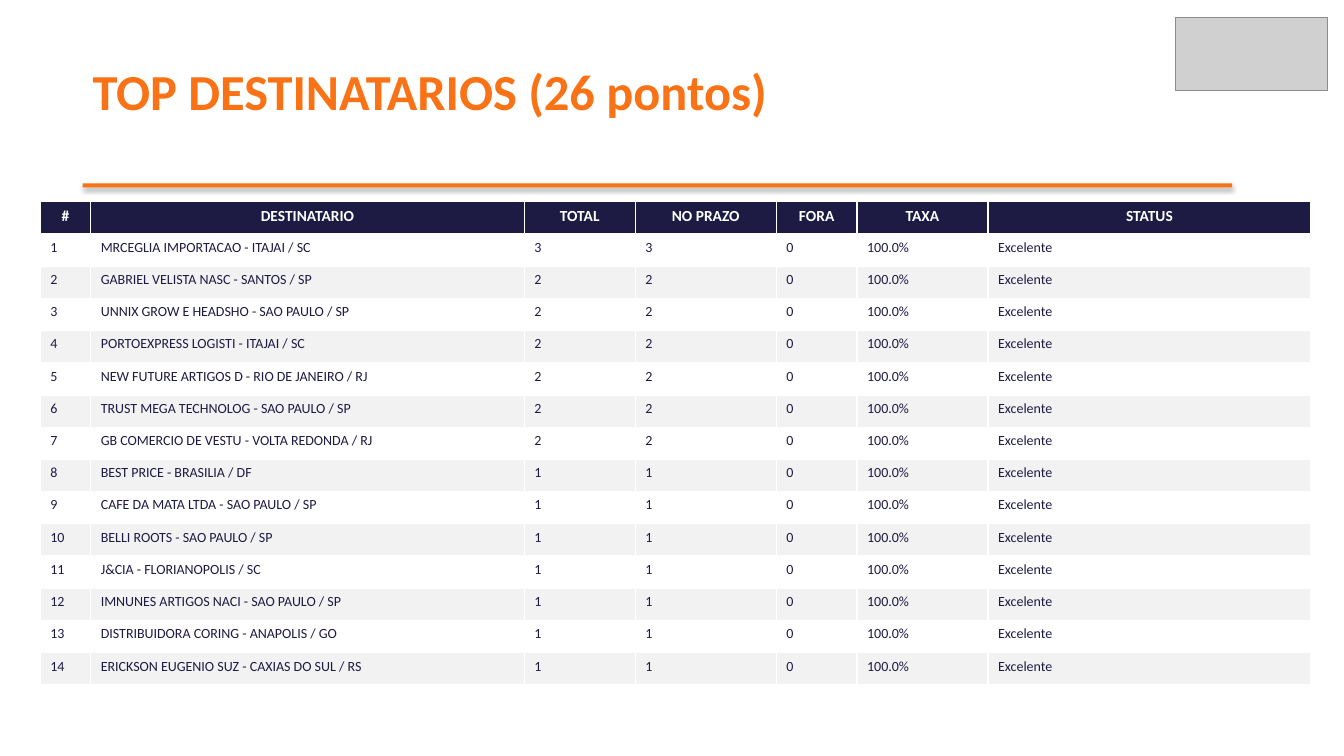
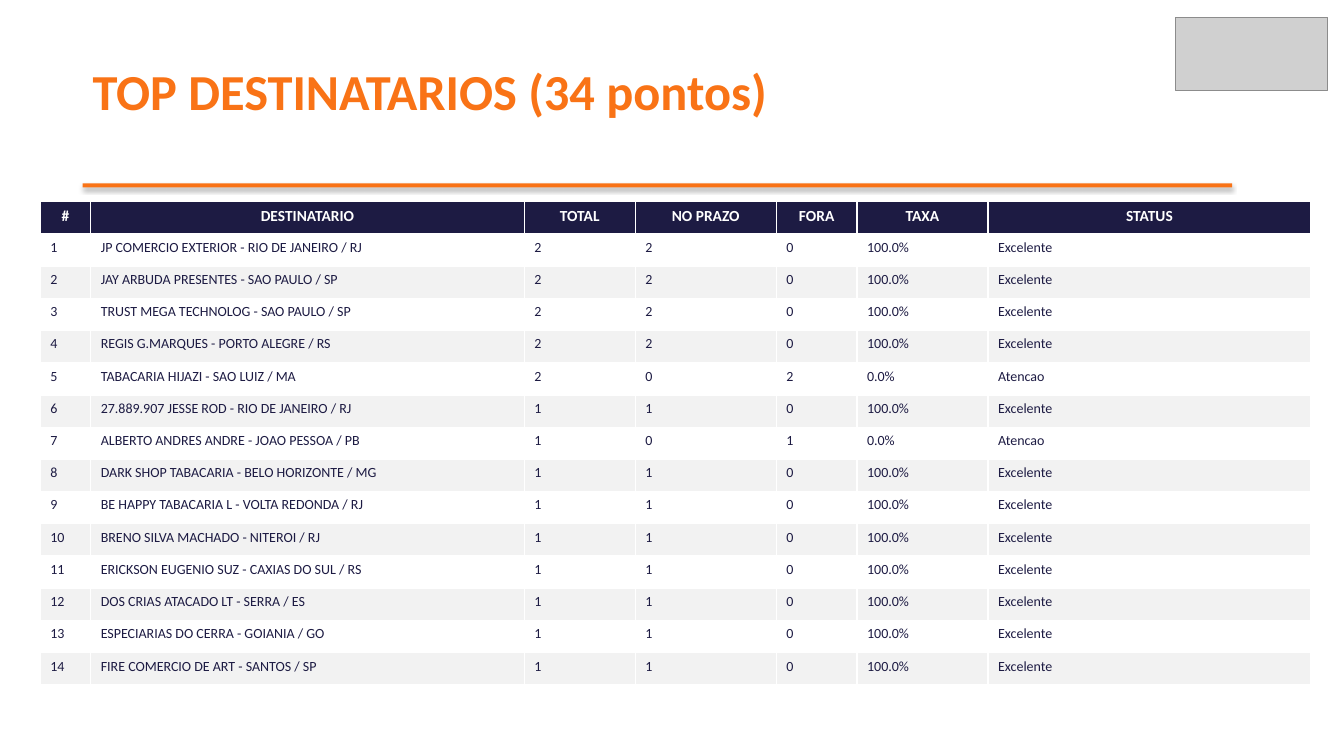
Before and after one commit to brendaelicia-sketch/PortoEX, a slide deck: slide 6 of MRCEGLIA_IMPORTACAO_E_SERVICOS.pptx (slide 5 before the commit). Drawn at 1344x756 pixels with LibreOffice and Linux fonts; fonts in the diff are those of the drawing; grey boxes stand for pictures. Boxes give left, top, right and bottom in pixels: in the first picture for what was removed or moved away, otherwise in the second. Text is boxed around its words. In the diff, an @@ line names an element or a change of style, - is before the commit and + after.

```diff
--- a/MRCEGLIA_IMPORTACAO_E_SERVICOS.pptx
+++ b/MRCEGLIA_IMPORTACAO_E_SERVICOS.pptx
@@ text at (93,73,766,118): text changed @@
-TOP DESTINATARIOS (26 pontos)
+TOP DESTINATARIOS (34 pontos)
@@ table at (40,202,1311,686) @@
-row 2: 1 | MRCEGLIA IMPORTACAO - ITAJAI / SC | 3 | 3 | 0 | 100.0% | Excelente
+row 2: 1 | JP COMERCIO EXTERIOR - RIO DE JANEIRO / RJ | 2 | 2 | 0 | 100.0% | Excelente
-row 3, column 2: GABRIEL VELISTA NASC - SANTOS / SP
+row 3, column 2: JAY ARBUDA PRESENTES - SAO PAULO / SP
-row 4, column 2: UNNIX GROW E HEADSHO - SAO PAULO / SP
+row 4, column 2: TRUST MEGA TECHNOLOG - SAO PAULO / SP
-row 5, column 2: PORTOEXPRESS LOGISTI - ITAJAI / SC
+row 5, column 2: REGIS G.MARQUES - PORTO ALEGRE / RS
-row 6: 5 | NEW FUTURE ARTIGOS D - RIO DE JANEIRO / RJ | 2 | 2 | 0 | 100.0% | Excelente
+row 6: 5 | TABACARIA HIJAZI - SAO LUIZ / MA | 2 | 0 | 2 | 0.0% | Atencao
-row 7: 6 | TRUST MEGA TECHNOLOG - SAO PAULO / SP | 2 | 2 | 0 | 100.0% | Excelente
+row 7: 6 | 27.889.907 JESSE ROD - RIO DE JANEIRO / RJ | 1 | 1 | 0 | 100.0% | Excelente
-row 8: 7 | GB COMERCIO DE VESTU - VOLTA REDONDA / RJ | 2 | 2 | 0 | 100.0% | Excelente
+row 8: 7 | ALBERTO ANDRES ANDRE - JOAO PESSOA / PB | 1 | 0 | 1 | 0.0% | Atencao
-row 9, column 2: BEST PRICE - BRASILIA / DF
+row 9, column 2: DARK SHOP TABACARIA - BELO HORIZONTE / MG
-row 10, column 2: CAFE DA MATA LTDA - SAO PAULO / SP
+row 10, column 2: BE HAPPY TABACARIA L - VOLTA REDONDA / RJ
-row 11, column 2: BELLI ROOTS - SAO PAULO / SP
+row 11, column 2: BRENO SILVA MACHADO - NITEROI / RJ
-row 12, column 2: J&CIA - FLORIANOPOLIS / SC
+row 12, column 2: ERICKSON EUGENIO SUZ - CAXIAS DO SUL / RS
-row 13, column 2: IMNUNES ARTIGOS NACI - SAO PAULO / SP
+row 13, column 2: DOS CRIAS ATACADO LT - SERRA / ES
-row 14, column 2: DISTRIBUIDORA CORING - ANAPOLIS / GO
+row 14, column 2: ESPECIARIAS DO CERRA - GOIANIA / GO
-row 15, column 2: ERICKSON EUGENIO SUZ - CAXIAS DO SUL / RS
+row 15, column 2: FIRE COMERCIO DE ART - SANTOS / SP
```
Also in this commit, not shown: 4 other slides changed, 1 slide added, 25 other files.
